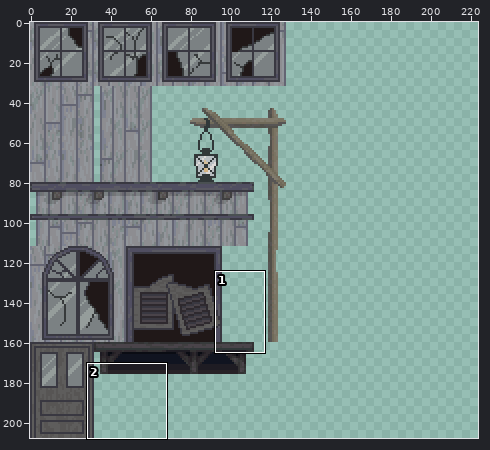
Sprite sheet, stored at app/public/gfx/tiles/tilesGhostTownBuildings.png. The picture above shows the old version from afar; the outline marks the close-up.
Close-up. Before:
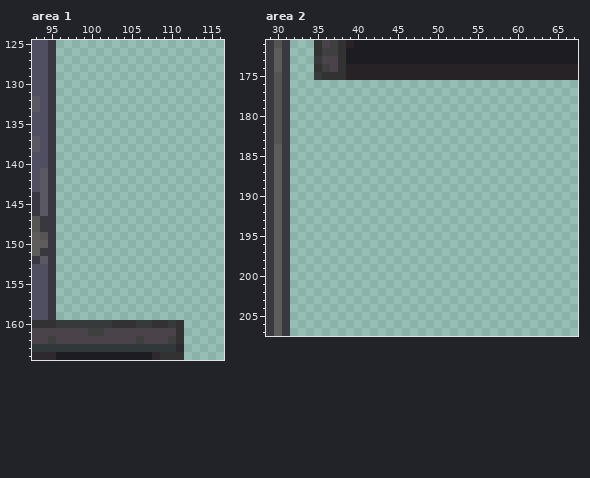
The file is 128x208 pixels. Colours within 5 levels of each other are drawn and written as one. Shown: area 1: x 93..116, y 125..164; area 2: x 29..67, y 171..207. The old version is drawn lined up with the new one, on the new canvas. The commit also changed other parts of the picture, which this record leaves out.
The result:
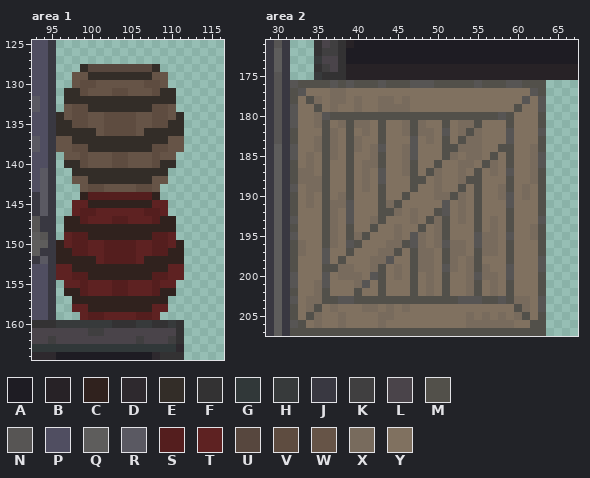
Palette (. is transparent): A #1e1c23  B #272226  C #30221e  D #2e292e  E #332d28  F #333233  G #313839  H #373a3b  J #393841  K #403f40  L #4a444a  M #52504a  N #575554  P #504e61  Q #5e5d5c  R #5a5962  S #541e1e  T #5e2222  U #57473e  V #5e4c40  W #665447  X #786b5d  Y #807160
Changes in this commit:
canvas 128x208 -> 224x208
Changed rows in their new state; - is an unchanged pixel.
Area 1:
first column x 96:
128 ---EUUUUUUUUE---
129 --WWEEEEEEEEWW--
130 --WVVWWWWWWVVW--
131 -EEVWWWVVWWWVEE-
132 -EEEEEEEEEEEEEE-
133 -WVVEEEEEEEEVVW-
134 EWVVWWVVVVWWVVWE
135 EEVVWWVVVVWWVVEE
136 EEEEEWVVVVWEEEEE
137 WWEEEEEEEEEEEEWW
138 WWVVEEEEEEEEVVWW
139 -WWVWWWVVWWWVWW-
140 -EEVWWWVVWWWVEE-
141 --EEEEEEEEEEEE--
142 --WWEEEEEEEEWW--
143 ---WVVWWWWVVW---
144 ---CSSSSSSSSC---
145 --TTCCCCCCCCTT--
146 --TSSTTTTTTSST--
147 -CCSTTTSSTTTSCC-
148 -CCCCCCCCCCCCCC-
149 -TSSCCCCCCCCSST-
150 CTSSTTSSSSTTSSTC
151 CCSSTTSSSSTTSSCC
152 CCCCCTSSSSTCCCCC
153 TTCCCCCCCCCCCCTT
154 TTSSCCCCCCCCSSTT
155 -TTSTTTSSTTTSTT-
156 -CCSTTTSSTTTSCC-
157 --CCCCCCCCCCCC--
158 --TTCCCCCCCCTT--
159 ---TSSTTTTSST---
Area 2:
first column x 32:
176 NMMMMNMNMMMNMMMNNNMMMMMNMMMNNMMM
177 MNYYYXXYYYYYYYYYYYYYYYYYYYYYYYNM
178 MYMXYXXYXYYXXYXYYYYYYYYYYYYYYNYN
179 NYYMYXYYXYYXXXXYYYYYYYYYYYYYMYYN
180 NYYXNMMMMMMMMMMMMMMMMMMMMMNMYYYM
181 NYYXMYXMXXYMYYXMXYYMYXXMYYYMYYYM
182 MYYYMXYMYXYMYYXMXXYNYXMXYYYNYYYN
183 MYYXMXYMXYYMYYYNYXYMYMXXYYYNYYYM
184 NYYXMXYMXYXNYYXNYYYMMXXXYYMMYYXM
185 NYXYMXYMYYXMYYXNYYYMXYXXYMYMYYXN
186 MYXYMYYMYXXMYYXMYYMYYXXYMXYMYYXN
187 MXXYMYYMYXYNYYXMYMXYYXYMYXYNYYXM
188 MXXXMYYMYXYNYYYMMYXYYXMMYYYMYYXM
189 NYXXMYYMYXYMYYYMYYXYYMYMYYXMYXYM
190 MYXYMYXMYYYMYYMYYYXXMXYMYYXNYXYM
191 MYXYMXXNYYYMXMYYYYYNYXYMYYYNYYYM
192 MYYYMXYNYYYMMXYXYYMNYXYMYYYMYYYM
193 NYYYMXYNYYXMYYYXYMXMYXYMYXYMYYYN
194 MYYYMXYMYYMYYXYYMYXMYYYMYXYMYYXM
195 NYYYMXYMXMYYYXYNXYXMYYYNXXYNYYXM
196 MXYYMXYNMYYYXXMNXYXNXXYNXXYMYYYM
197 MXYYNYYMYYYXXMYMXXYMXXYMXXYMYYYM
198 MYYYNYMYYYXXNYYMXXYMXYXMYYYMYYYN
199 MYYYMMXXYYXMYXYMXXYNXYXMXYYNYYYN
200 NYYYNYXXXYNMYXYMYXYMYYXNXXYNYYYM
201 NYYXNYYYXNYMYYYMYXYMYYXMYXYMYYYM
202 MYYXMYYYMYYMYYYMYXYMYYXMYXYMYYYM
203 NYXXMMNNMMMMMMMMMMMMMNNNMMNMXXYN
204 MYXMYXYYYXXYXYXYYYYYYYYYYYYYMXYN
205 MYMXYYXYYYYXXYYYYYYYYYXYXYXYXMYM
206 NMYXYYXYYYYXYYYYYYYYYYXXXXXXYYMM
207 MMMMMMMMMMMMMMMMMMMMMMMMMMMMMMMM
